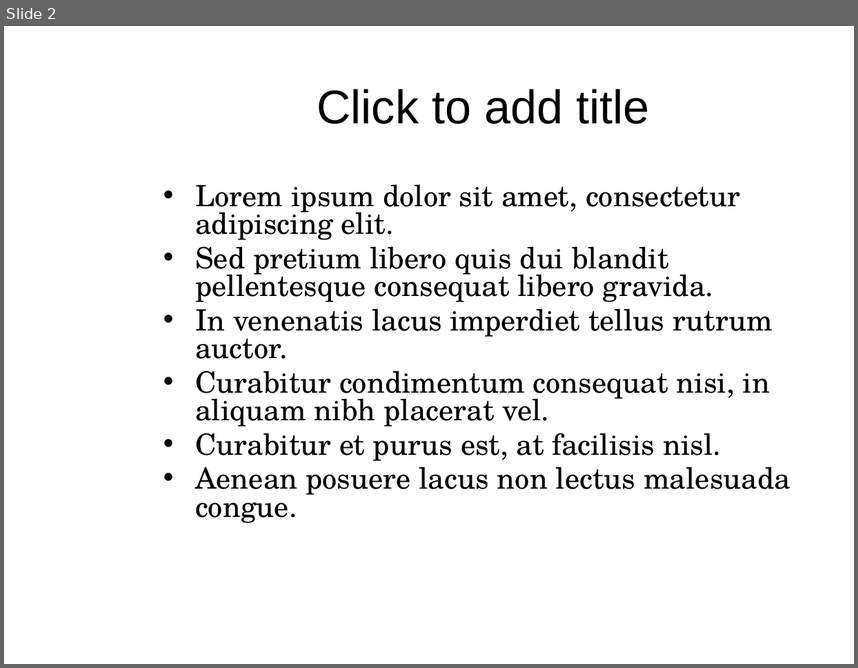
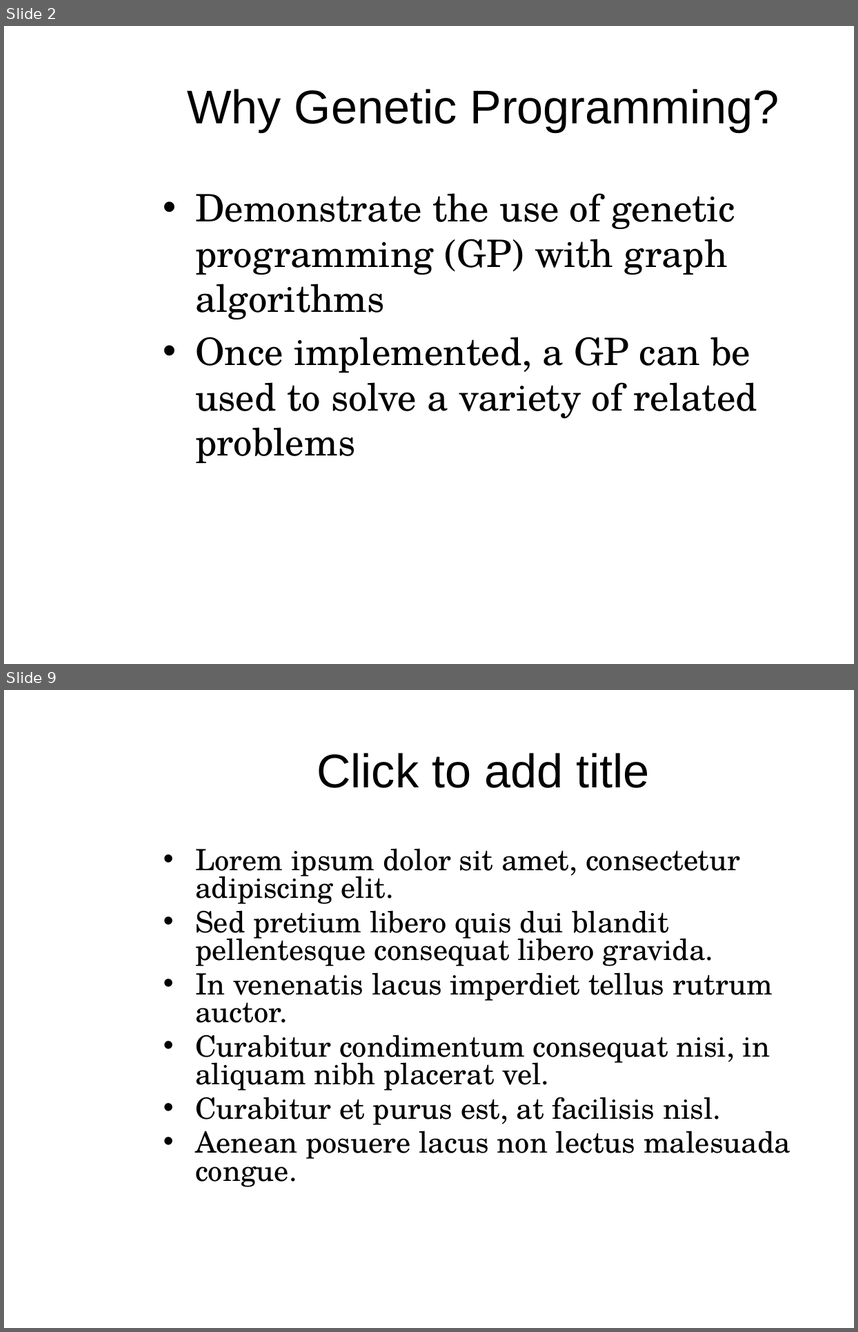
Before and after one commit to mam446/GraphEvo, a slide deck: documents/PopeMartinGraphTheoryPresentation.pptx. Shown one above the other, each under a label of ours: slide 2 before the commit, slides 2 and 9 after it; the slides between them are not shown. The pictures are 858x668 and 858x1332 pixels, drawn with LibreOffice and Linux fonts; fonts in the diff are those of the drawing; background and template pictures are left out. Boxes give left, top, right and bottom in pixels: in the first picture for what was removed or moved away, otherwise in the second. Text is boxed around its words. In the diff, an @@ line names an element or a change of style, - is before the commit and + after.

Commit message:
Motivation-ish slides and random graph background slides.

```diff
--- a/documents/PopeMartinGraphTheoryPresentation.pptx
+++ b/documents/PopeMartinGraphTheoryPresentation.pptx
@@ slide 2 added at [4, 26, 854, 664], background picture (left out) @@
@@ title added at [187, 89, 780, 132], 40 pt, text #000000 @@
+Why Genetic Programming?
@@ text added at [195, 193, 758, 463], 32 pt, text #000000 @@
+• Demonstrate the use of genetic programming (GP) with graph algorithms
+• Once implemented, a GP can be used to solve a variety of related problems
@@ page number added at [595, 630, 811, 664], 12 pt, text #FFFFFF @@
+2
@@ what was slide 2 is now slide 9 @@
```
Also in this commit, not shown: 9 other slides added, 1 slide removed.
